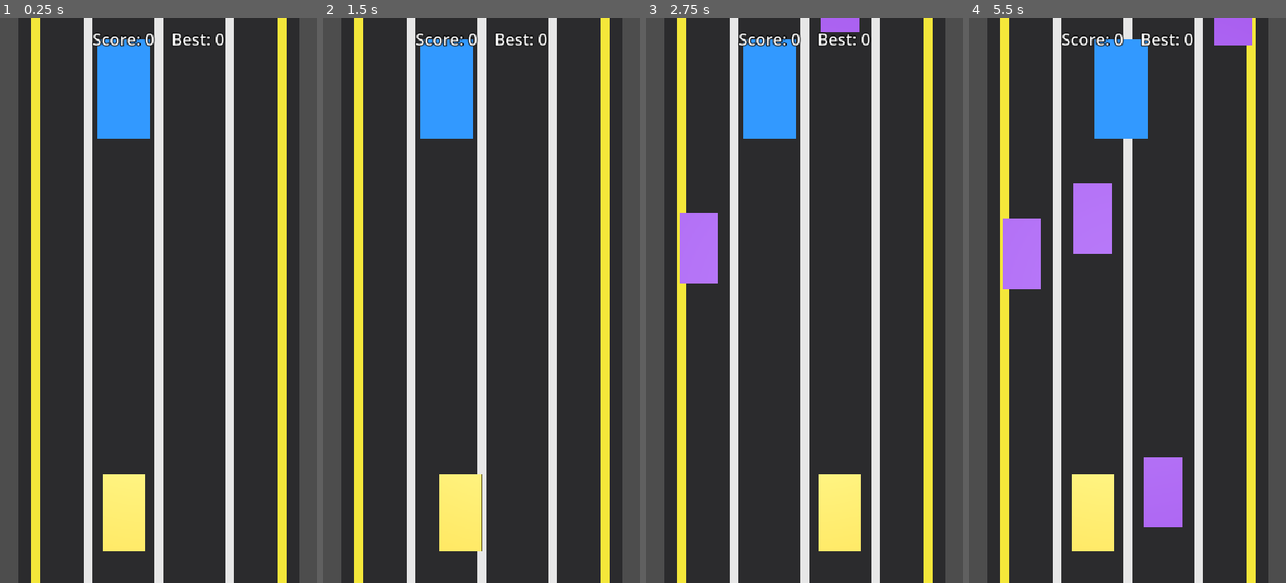
Above: before the commit, frames 1-4 (left to right).
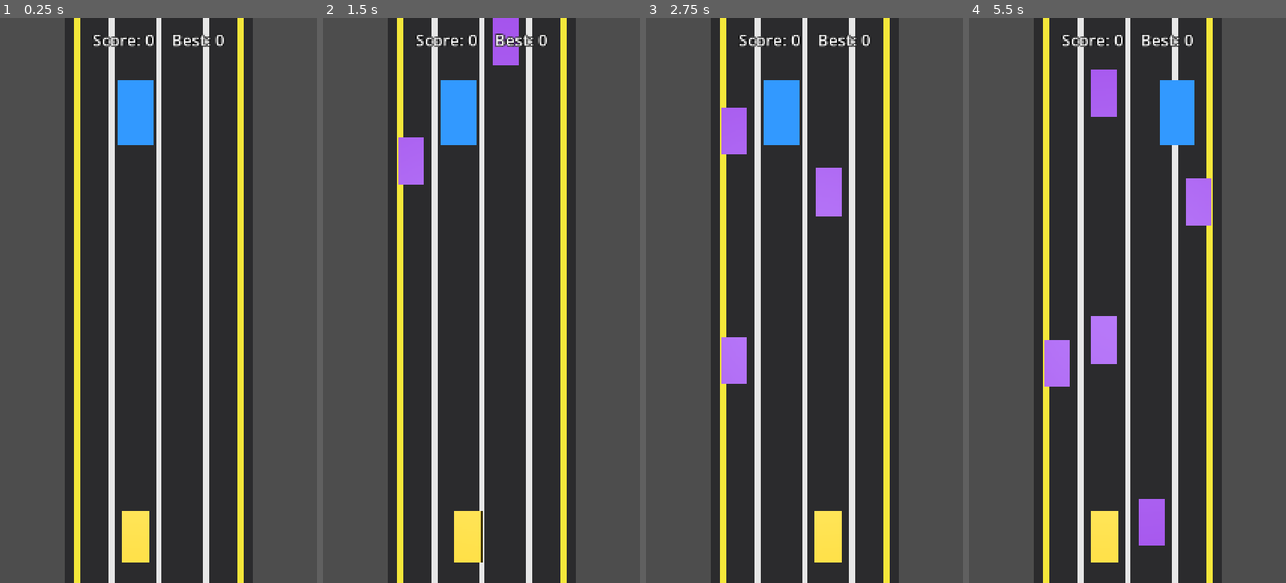
Above: after the commit, the same moments.

Repository: mibazarow/car-game
Game: Godot game, scene res://scenes/Main.tscn
Two runs of this game, one before a commit and one after it. Both use one fixed random seed, a clock stepped at 60 frames per second and the inputs below.
Inputs:
- Up to frame 1 (0.25 s): no input
- Up to frame 2 (1.5 s): tap Enter (ui_accept) at 0.5, 0.77 s; hold Right (move_right) 0.53-1.28 s; tap R at 0.6, 1.35 s; hold Left (move_left) from 1.28 s (still down)
- Up to frame 3 (2.75 s): tap Enter (ui_accept) at 1.52 s; release Left (move_left) at 2.03 s; hold Right (move_right) from 2.03 s (still down); tap R at 2.1 s
- Up to frame 4 (5.5 s): tap R every 0.75 s from 2.85 to 5.1 s; tap Enter (ui_accept) at 3.02, 3.77, 4.52 s; release Right (move_right) at 3.53 s; hold Left (move_left) from 3.53 s (still down)

The runs differ from the first frame. In frame 1, 48% of the frame differs, in the area x 5-95%, y 0-100%; in frame 2, 49%; in frame 3, 50%; in frame 4, 54%.

Commit message:
Window auto-size to 75% screen height; zoom out camera for more forward view

Diff:
--- a/autoload/GameState.gd
+++ b/autoload/GameState.gd
@@ -11,6 +11,7 @@
 func _ready() -> void:
 	_register_input_actions()
 	_load_best()
+	_size_window()
 
 func _register_input_actions() -> void:
 	# move_left: Left arrow / A
@@ -106,3 +107,18 @@
 	var cfg := ConfigFile.new()
 	cfg.set_value("score", "best", best)
 	cfg.save(BEST_SAVE_PATH)
+
+
+## Auto-size the window to ~75% of the screen height with a portrait aspect
+## and center it on the screen. Never errors out the game if a call fails.
+func _size_window() -> void:
+	var screen := DisplayServer.screen_get_size()
+	if screen == Vector2i.ZERO:
+		return
+	var screen_pos := DisplayServer.screen_get_position()
+	var win_h := int(screen.y * 0.75)
+	var win_w := int(win_h * 0.5625)
+	var win_size := Vector2i(win_w, win_h)
+	var pos := screen_pos + (screen - win_size) / 2
+	DisplayServer.window_set_size(win_size)
+	DisplayServer.window_set_position(pos)
--- a/scenes/Main.tscn
+++ b/scenes/Main.tscn
@@ -11,8 +11,8 @@
 
 [node name="Camera" type="Camera3D" parent="."]
 projection = 1
-size = 16.0
-position = Vector3(0, 25, -2)
+size = 24.0
+position = Vector3(0, 25, -6)
 rotation = Vector3(-1.5708, 0, 0)
 far = 200.0
 near = 0.1
--- a/scripts/fleeing/fleeing_car.gd
+++ b/scripts/fleeing/fleeing_car.gd
@@ -8,9 +8,9 @@
 # Lane center X positions (lanes 0..3, left -> right).
 const LANE_X: Array[float] = [-3.0, -1.0, 1.0, 3.0]
 # Fixed world Z: the car stays pinned near the top of the visible screen.
-# NOTE: ortho camera `size` = full diameter, so visible Z is roughly -10..+6;
-# -13 was OFF-SCREEN (above the view), so this must stay within ~[-9, -5].
-const Z_POS: float = -8.0
+# NOTE: ortho camera `size` = full diameter, so visible Z is roughly -18..+6;
+# -14 sits near the top of the new, larger view.
+const Z_POS: float = -14.0
 # How far ahead / behind (in Z) we scan for traffic in a given lane.
 const DANGER_AHEAD: float = 4.0
 const DANGER_BEHIND: float = 1.5
Not shown, changed: process.md
